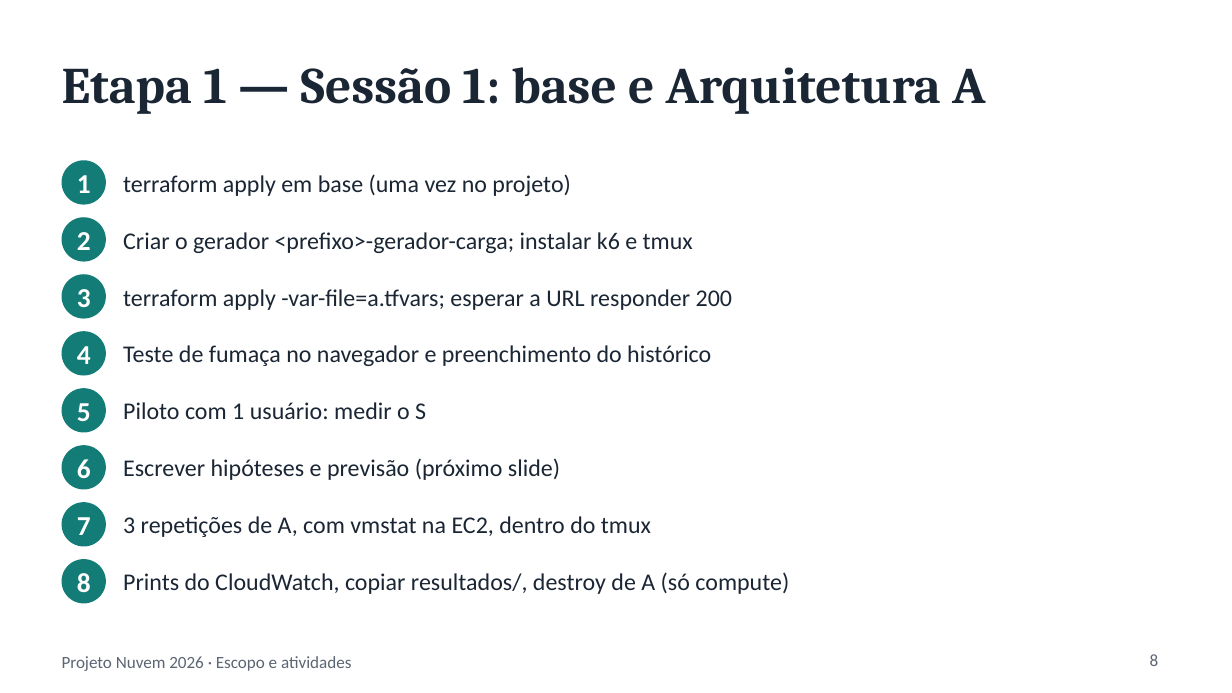
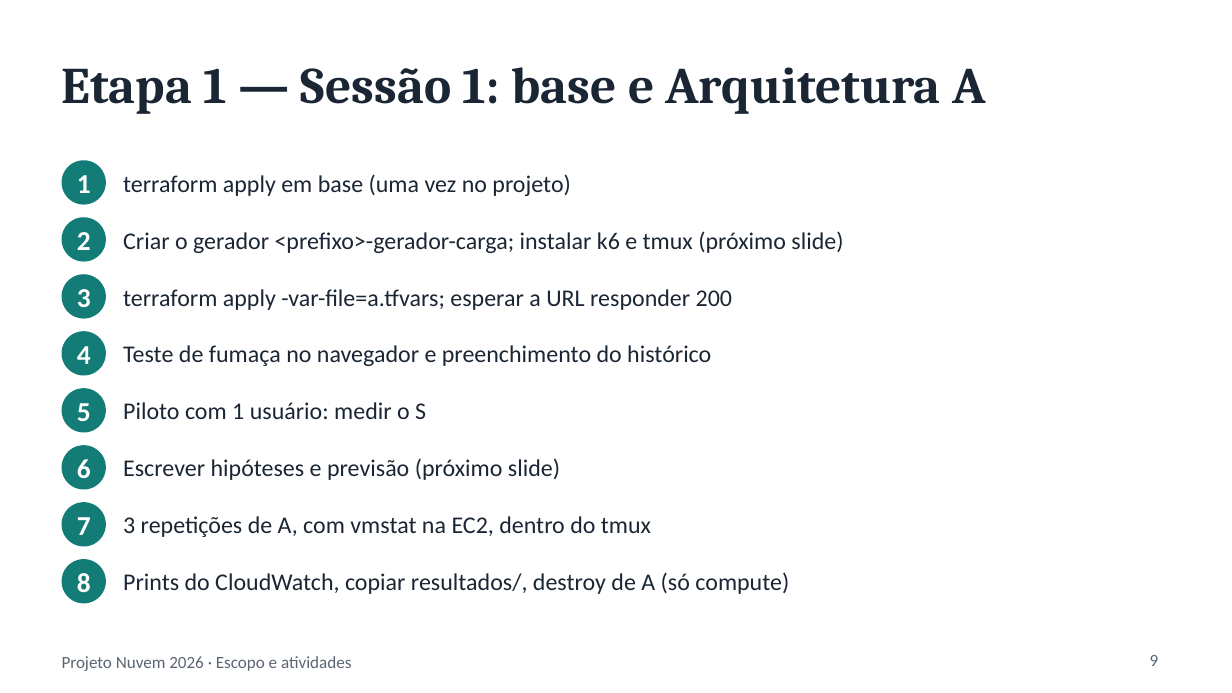
Before and after one commit to emadruga/projeto-aws-chatbot, a slide deck: slide 9 of docs/slides/ESCOPO_E_ATIVIDADES.pptx (slide 8 before the commit). Drawn at 1232x693 pixels with LibreOffice and Linux fonts; fonts in the diff are those of the drawing. Boxes give left, top, right and bottom in pixels: in the first picture for what was removed or moved away, otherwise in the second. Text is boxed around its words. In the diff, an @@ line names an element or a change of style, - is before the commit and + after.

```diff
--- a/docs/slides/ESCOPO_E_ATIVIDADES.pptx
+++ b/docs/slides/ESCOPO_E_ATIVIDADES.pptx
@@ text at (123,231,843,253): text changed @@
-Criar o gerador <prefixo>-gerador-carga; instalar k6 e tmux
+Criar o gerador <prefixo>-gerador-carga; instalar k6 e tmux (próximo slide)
@@ page number at (1150,655,1159,666): text changed @@
-8
+9
```
Also in this commit, not shown: 8 other slides changed, 4 slides added, 1 slide removed, 3 other files.
